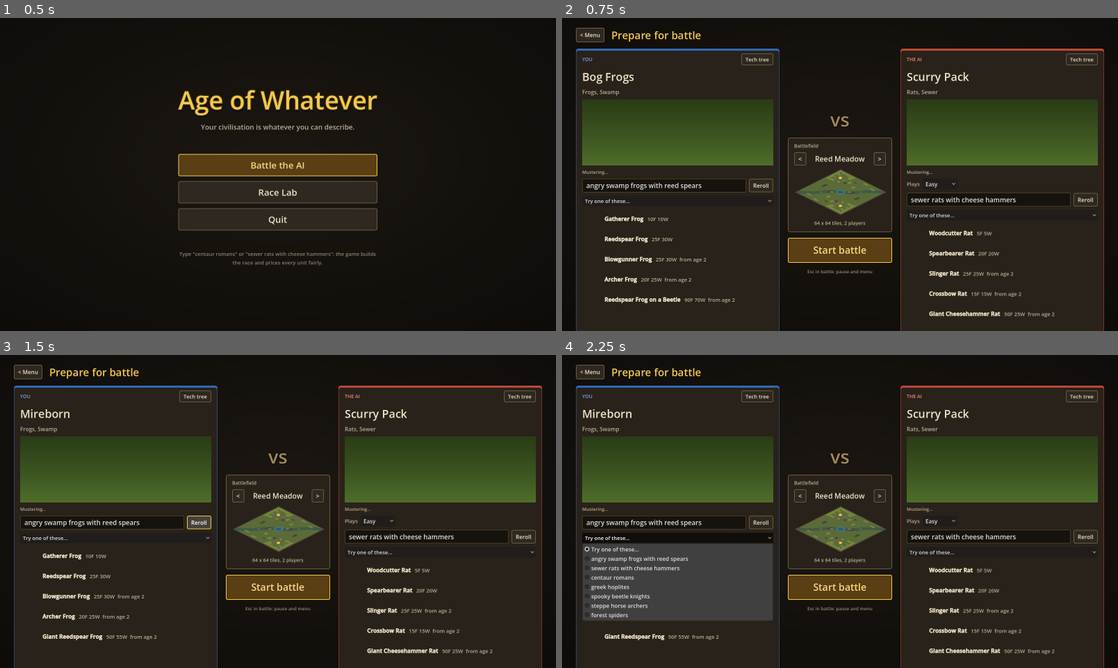
Above: before the commit, frames 1-4 (two rows, left to right).
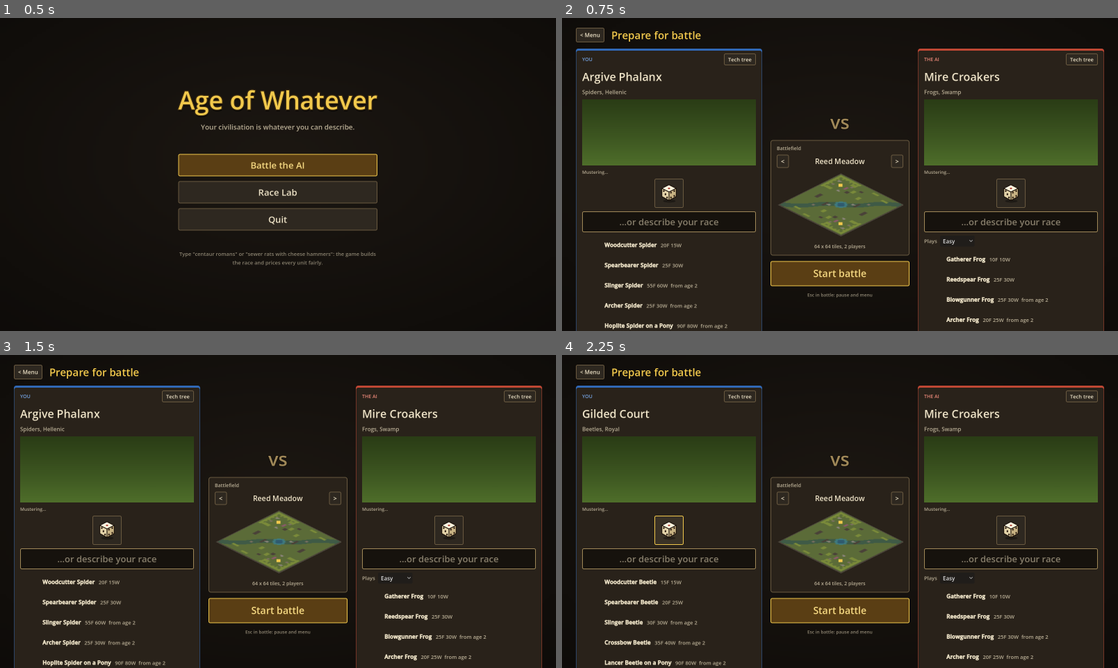
Above: after the commit, the same moments.

Repository: Casaide/age-of-anything
Game: Godot game, scene res://scenes/match_setup.tscn
Two runs of this game, one before a commit and one after it. Both use one fixed random seed, a clock stepped at 60 frames per second and the inputs below.
Inputs (mouse positions are in pixels of both pictures, inside the frame that each line leads up to):
- Up to frame 1 (0.5 s): no input
- Up to frame 2 (0.75 s): click "Battle the AI" at 0.5 s
- Up to frame 3 (1.5 s): click (200, 524) at 1.25 s, where only the run before the commit has a clickable "Reroll"
- Up to frame 4 (2.25 s): click (678, 536) at 2 s, where only the run before the commit has a clickable "Try one of these..."

Frame 1 is identical in both runs. In frame 2, 13% of the frame differs, in the area x 3-97%, y 9-100%; in frame 3, 13%; in frame 4, 21%.

Commit message:
Lobby: a big dice above a big empty prompt box; every side starts rolled (random words from the lexicon), the dice rolls a new race (or another roll of typed words); no presets menu; a fixed-width centre with a bigger map so switching maps doesn't move the banners (Dominic)
Co-Authored-By: Claude Opus 5.5 <noreply@anthropic.com>

Diff:
--- /dev/null
+++ b/assets/art/icons/dice.svg
@@ -0,0 +1,16 @@
+<svg xmlns="http://www.w3.org/2000/svg" width="64" height="64" viewBox="0 0 64 64">
+<!-- Dice: a bone-white die tumbling, three faces in light and shade, pips on each. Rolls a race. -->
+<ellipse cx="33" cy="56" rx="19" ry="4.5" fill="#000" opacity="0.35"/>
+<path d="M32,6 L54,17 L32,28 L10,17 Z" fill="#fbf3dc" stroke="#1c120a" stroke-width="2.4" stroke-linejoin="round"/>
+<path d="M10,17 L32,28 L32,54 L10,42 Z" fill="#e2d2a8" stroke="#1c120a" stroke-width="2.4" stroke-linejoin="round"/>
+<path d="M54,17 L32,28 L32,54 L54,42 Z" fill="#c7b283" stroke="#1c120a" stroke-width="2.4" stroke-linejoin="round"/>
+<ellipse cx="32" cy="17" rx="3.6" ry="2" fill="#a8322a"/>
+<ellipse cx="16" cy="25" rx="2.4" ry="3.1" fill="#2a1a10"/>
+<ellipse cx="26" cy="45" rx="2.4" ry="3.1" fill="#2a1a10"/>
+<ellipse cx="21" cy="35" rx="2.4" ry="3.1" fill="#2a1a10"/>
+<ellipse cx="38" cy="30" rx="2.3" ry="3" fill="#2a1a10"/>
+<ellipse cx="48" cy="25" rx="2.3" ry="3" fill="#2a1a10"/>
+<ellipse cx="38" cy="45" rx="2.3" ry="3" fill="#2a1a10"/>
+<ellipse cx="48" cy="40" rx="2.3" ry="3" fill="#2a1a10"/>
+<path d="M14,17 L32,8" stroke="#fff" stroke-width="1.6" opacity="0.7" stroke-linecap="round"/>
+</svg>
--- a/scenes/match_setup.gd
+++ b/scenes/match_setup.gd
@@ -16,8 +16,6 @@
 const Audio := preload("res://src/view/audio.gd")
 const UiScale := preload("res://src/view/ui_scale.gd")
 
-const PRESETS := ["angry swamp frogs with reed spears", "sewer rats with cheese hammers", "centaur romans",
-	"greek hoplites", "spooky beetle knights", "steppe horse archers", "forest spiders"]
 const MAPS := ["reed_meadow", "reed_meadow_large", "flat_test"]   # real maps; choke_test is a movement test (sim_debug lists it)
 
 const BG := Color("#1c1712")
@@ -145,9 +143,9 @@
 func _open_setup() -> void:
 	menu.visible = false
 	setup.visible = true
-	for i in sides.size():
+	for i in sides.size():   # every side starts rolled (Dominic): flick the dice again, or type
 		if sides[i].race.is_empty():
-			_regenerate(i)
+			_roll(i)
 
 
 # ------------------------------------------------------------------ the battle setup
@@ -173,16 +171,16 @@
 	row.add_theme_constant_override("separation", 24)
 	row.size_flags_vertical = Control.SIZE_EXPAND_FILL
 	col.add_child(row)
-	row.add_child(_side_panel(0, "You", PRESETS[0]))
+	row.add_child(_side_panel(0, "You"))
 	row.add_child(_centre())
-	row.add_child(_side_panel(1, "The AI", PRESETS[1]))
+	row.add_child(_side_panel(1, "The AI"))
 	return margin
 
 
 ## The middle: the "versus" seal, the map card, and Start.
 func _centre() -> Control:
 	var col := VBoxContainer.new()
-	col.custom_minimum_size.x = 300
+	col.custom_minimum_size.x = 400   # fixed: a longer map name mustn't push the banners about (Dominic)
 	col.add_theme_constant_override("separation", 16)
 	col.alignment = BoxContainer.ALIGNMENT_CENTER
 	var vs := _label("vs", 54, BRONZE)
@@ -203,13 +201,14 @@
 	map_name = _label("", 21, TEXT)
 	map_name.size_flags_horizontal = Control.SIZE_EXPAND_FILL
 	map_name.horizontal_alignment = HORIZONTAL_ALIGNMENT_CENTER
+	map_name.clip_text = true
 	pick.add_child(map_name)
 	var next := _button(">", 18, false)
 	next.pressed.connect(func(): _set_map(map_index + 1))
 	pick.add_child(next)
 	inner.add_child(pick)
 	map_pic = TextureRect.new()
-	map_pic.custom_minimum_size = Vector2(256, 140)
+	map_pic.custom_minimum_size = Vector2(360, 200)   # Dominic: the map needs more room
 	map_pic.stretch_mode = TextureRect.STRETCH_KEEP_ASPECT_CENTERED
 	map_pic.expand_mode = TextureRect.EXPAND_IGNORE_SIZE
 	inner.add_child(map_pic)
@@ -227,9 +226,9 @@
 	return col
 
 
-## One side's banner: the race's name, its army on a strip of grass, the prompt, presets,
+## One side's banner: the race's name, its army on a strip of grass, the dice and the prompt,
 ## the roster with costs, and the generator's notes.
-func _side_panel(i: int, who: String, prompt: String) -> Control:
+func _side_panel(i: int, who: String) -> Control:
 	var team := Color(lib.palettes.teams[i])
 	var card := _panel(team)
 	card.size_flags_horizontal = Control.SIZE_EXPAND_FILL
@@ -274,6 +273,32 @@
 	col.add_child(stage)
 	var status := _label("", 13, DIM)
 	col.add_child(status)
+	# The dice, then the prompt (Dominic: the dice is the main thing; every side starts rolled,
+	# the box starts empty, no menu of presets).
+	var dice := Button.new()
+	dice.icon = Icons.texture("dice")
+	dice.expand_icon = true
+	dice.custom_minimum_size = Vector2(84, 84)
+	dice.size_flags_horizontal = Control.SIZE_SHRINK_CENTER
+	dice.focus_mode = Control.FOCUS_NONE
+	dice.tooltip_text = "Roll the dice: a new race (with words in the box, another roll of those words)"
+	dice.add_theme_stylebox_override("normal", _box(Color("#2e2820"), EDGE, 2))
+	dice.add_theme_stylebox_override("hover", _box(Color("#3a3226"), GOLD, 2))
+	dice.add_theme_stylebox_override("pressed", _box(Color("#1e1a14"), GOLD, 2))
+	dice.pressed.connect(func(): Audio.of(get_tree()).play("ui_click"); _roll(i))
+	col.add_child(dice)
+	var field := LineEdit.new()
+	field.placeholder_text = "...or describe your race"
+	field.custom_minimum_size = Vector2(0, 60)
+	field.size_flags_horizontal = Control.SIZE_EXPAND_FILL
+	field.alignment = HORIZONTAL_ALIGNMENT_CENTER
+	field.add_theme_font_size_override("font_size", 26)
+	field.add_theme_color_override("font_placeholder_color", Color(DIM, 0.7))
+	field.add_theme_stylebox_override("normal", _box(Color("#16120d"), BRONZE, 2))
+	field.add_theme_stylebox_override("focus", _box(Color("#1c1710"), GOLD, 3))
+	field.text_changed.connect(func(_t): sides[i].reroll = 0; _regenerate(i))
+	field.text_submitted.connect(func(_t): _regenerate(i))   # Enter shows the race; only Start starts (Fable)
+	col.add_child(field)
 	if i == 1:   # the AI's banner: how hard it plays
 		var lrow := HBoxContainer.new()
 		lrow.add_theme_constant_override("separation", 8)
@@ -286,32 +311,6 @@
 		level_pick.focus_mode = Control.FOCUS_NONE
 		lrow.add_child(level_pick)
 		col.add_child(lrow)
-	# The prompt, a reroll, presets.
-	var prow := HBoxContainer.new()
-	prow.add_theme_constant_override("separation", 8)
-	var field := LineEdit.new()
-	field.text = prompt
-	field.placeholder_text = "Describe a race: \"sewer rats with cheese hammers\""
-	field.size_flags_horizontal = Control.SIZE_EXPAND_FILL
-	field.add_theme_font_size_override("font_size", 19)
-	field.add_theme_stylebox_override("normal", _box(Color("#16120d"), EDGE, 1))
-	field.add_theme_stylebox_override("focus", _box(Color("#16120d"), GOLD, 1))
-	field.text_changed.connect(func(_t): sides[i].reroll = 0; _regenerate(i))
-	field.text_submitted.connect(func(_t): _regenerate(i))   # Enter shows the race; only Start starts (Fable)
-	prow.add_child(field)
-	var dice := _button("Reroll", 16, false)
-	dice.tooltip_text = "Same words, another roll of the dice"
-	dice.pressed.connect(func(): sides[i].reroll += 1; _regenerate(i))
-	prow.add_child(dice)
-	col.add_child(prow)
-	var pick := OptionButton.new()   # presets in one menu, not a wall of chips (Fable)
-	pick.add_item("Try one of these...")
-	for p in PRESETS:
-		pick.add_item(p)
-	pick.focus_mode = Control.FOCUS_NONE
-	pick.add_theme_font_size_override("font_size", 15)
-	pick.item_selected.connect(func(k): if k > 0: field.text = PRESETS[k - 1]; sides[i].reroll = 0; _regenerate(i); pick.select(0))
-	col.add_child(pick)
 	var units := VBoxContainer.new()   # one row per unit: its portrait, name and cost (the banner's lower half was empty: Fable)
 	units.add_theme_constant_override("separation", 4)
 	col.add_child(units)
@@ -322,16 +321,57 @@
 	roster.add_theme_font_size_override("normal_font_size", 15)
 	roster.add_theme_color_override("default_color", TEXT)
 	col.add_child(roster)
-	sides.append({"field": field, "reroll": 0, "race": {}, "name": name, "line": line, "roster": roster, "units": units,
+	sides.append({"field": field, "reroll": 0, "rolled": "", "race": {}, "name": name, "line": line, "roster": roster, "units": units,
 		"stage": stage, "vp": vp, "layer": layer, "status": status, "dirty_at": 0.0, "team": team})
 	return card
+
+
+## The words a side's race comes from: what's typed, else what the dice rolled.
+func _prompt(i: int) -> String:
+	var typed: String = sides[i].field.text.strip_edges()
+	return typed if typed != "" else sides[i].rolled
+
+
+## The dice: with the box empty, a new race from random words; with words typed, another roll
+## of those words. Lobby-only randomness: the match gets the words and the roll, as ever.
+func _roll(i: int) -> void:
+	if sides[i].field.text.strip_edges() != "":
+		sides[i].reroll += 1
+	else:
+		sides[i].rolled = _random_words()
+		sides[i].reroll = randi() % 4
+	_regenerate(i)
+
+
+## A race's worth of words from the lexicon: maybe a culture, a creature, maybe "with" some kit.
+func _random_words() -> String:
+	var creatures := []
+	var cultures := []
+	var kit := []
+	for w in lib.lexicon:
+		var e: Dictionary = lib.lexicon[w]
+		if e.has("creature") and w.ends_with("s") and lib.creatures.get(e.creature, {}).get("playable", false):
+			creatures.append(w)
+		elif e.has("family") and not e.has("creature"):
+			cultures.append(w)
+		elif e.keys().size() == 1 and e.has("tags"):
+			kit.append(w)
+	creatures.sort()
+	cultures.sort()
+	kit.sort()
+	var words := []
+	if randi() % 3 != 0:
+		words.append(cultures[randi() % cultures.size()])
+	words.append(creatures[randi() % creatures.size()])
+	if randi() % 2 == 0:
+		words.append("with " + kit[randi() % kit.size()])
+	return " ".join(words)
 
 
 ## A prompt changed: the name and roster at once (generation is instant), the army after a pause.
 func _regenerate(i: int) -> void:
 	var s: Dictionary = sides[i]
-	var prompt: String = s.field.text.strip_edges()
-	var race: Dictionary = gen.generate(prompt if prompt != "" else "?", rules, s.reroll)
+	var race: Dictionary = gen.generate(_prompt(i), rules, s.reroll)
 	s.race = race
 	s.name.text = race.name
 	s.line.text = "%s, %s" % [lib.creatures[race.creature].plural, String(race.family).capitalize()]
@@ -484,7 +524,7 @@
 
 func _play() -> void:
 	var view = load("res://scenes/sim_debug.tscn").instantiate()
-	view.prompts = [sides[0].field.text, sides[1].field.text]
+	view.prompts = [_prompt(0), _prompt(1)]
 	view.rerolls = [sides[0].reroll, sides[1].reroll]
 	view.map_id = MAPS[map_index]
 	view.vs_ai = true
